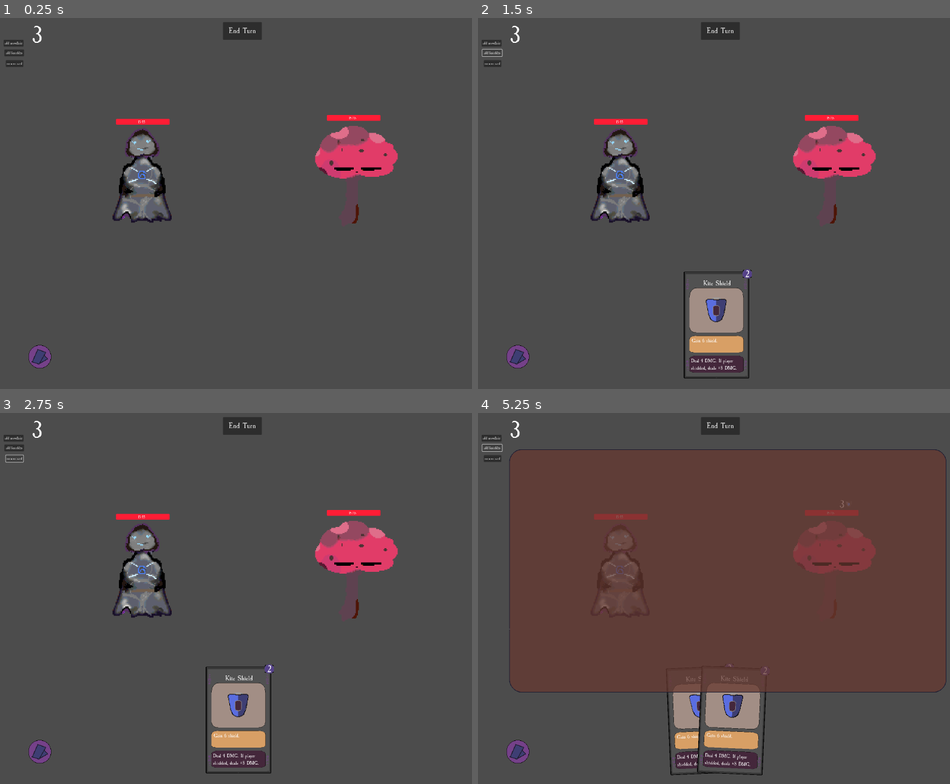
Above: before the commit, frames 1-4 (two rows, left to right).
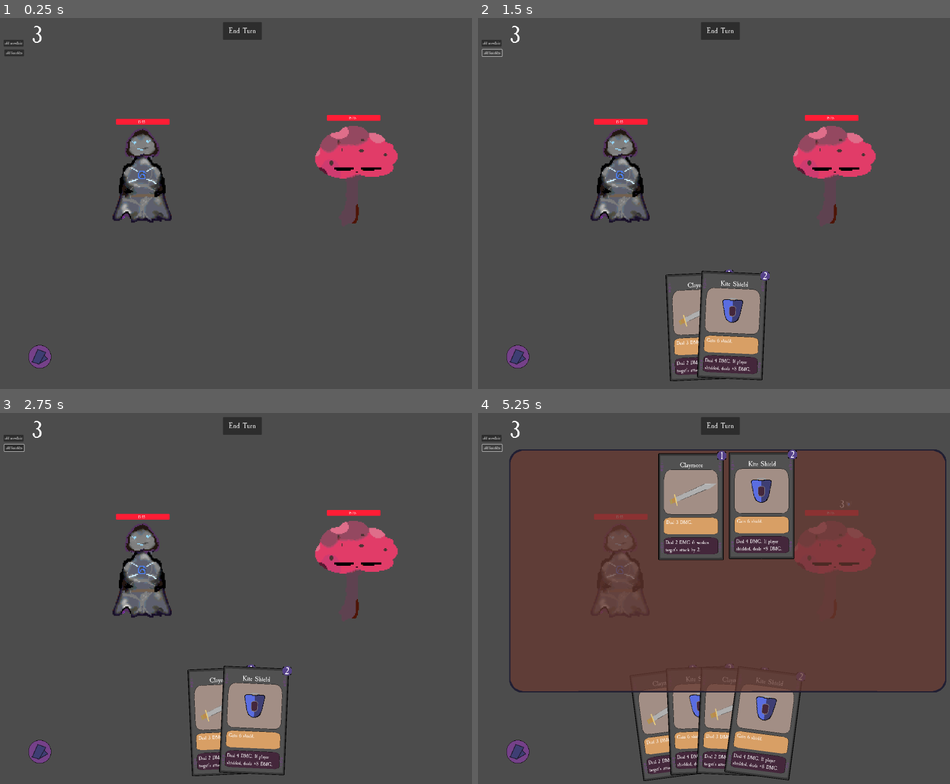
Above: after the commit, the same moments.

Repository: n0x1/Cardtrick
Game: Godot game, scene res://scenes/Main.tscn
Same seed, same stepped clock (60 frames per second), same inputs: the game is played once before the commit and once after it.
Inputs (mouse positions are in pixels of both pictures, inside the frame that each line leads up to):
- Up to frame 1 (0.25 s): no input
- Up to frame 2 (1.5 s): click "add snowflake" at 0.5 s; click "add knuckles" at 1.25 s
- Up to frame 3 (2.75 s): click (14, 457) at 2 s, where only the run before the commit has a clickable "remove card"
- Up to frame 4 (5.25 s): click "End Turn" at 2.75 s; click (515, 750) at 3.5 s; click "add snowflake" at 4.25 s; click "add knuckles" at 5 s

The runs differ from the first frame. In frame 1, less than 0.1% of the frame differs, in the area x 1-5%, y 11-14%; in frame 2, 3.0%; in frame 3, 3.0%; in frame 4, 12%, in the area x 1-100%, y 9-100%.

Commit message:
simutaneously view and more data structure setup

Diff:
--- a/scenes/Main.tscn
+++ b/scenes/Main.tscn
@@ -278,7 +278,7 @@
 
 [node name="VictoryOverlay" type="ColorRect" parent="CanvasLayer"]
 visible = false
-z_index = 4096
+z_index = 4095
 anchors_preset = 15
 anchor_right = 1.0
 anchor_bottom = 1.0
@@ -297,6 +297,7 @@
 "
 
 [node name="VictoryButton" type="Button" parent="CanvasLayer/VictoryOverlay"]
+z_index = 4096
 layout_mode = 1
 anchors_preset = -1
 anchor_right = 0.208
--- a/scenes/deck_n_hand.tscn
+++ b/scenes/deck_n_hand.tscn
@@ -23,15 +23,7 @@
 offset_bottom = 208.0
 text = "add knuckles"
 
-[node name="RemoveButton" type="Button" parent="."]
-offset_left = 47.0
-offset_top = 224.0
-offset_right = 119.0
-offset_bottom = 252.0
-text = "remove card"
-
 [connection signal="card_activated" from="Hand" to="." method="_on_hand_card_activated"]
 [connection signal="hide_deck_view" from="Hand" to="." method="_on_hand_hide_deck_view"]
 [connection signal="pressed" from="Button" to="." method="_on_button_pressed"]
 [connection signal="pressed" from="Button2" to="." method="_on_button_2_pressed"]
-[connection signal="pressed" from="RemoveButton" to="." method="_on_remove_button_pressed"]
--- a/scenes/ui/card_container.tscn
+++ b/scenes/ui/card_container.tscn
@@ -3,5 +3,5 @@
 [ext_resource type="Script" path="res://scripts/ui/card_container.gd" id="1_vamgc"]
 
 [node name="CardContainer" type="Container"]
-custom_minimum_size = Vector2(285, 452)
+custom_minimum_size = Vector2(285, 460)
 script = ExtResource("1_vamgc")
--- a/scripts/Character.gd
+++ b/scripts/Character.gd
@@ -43,7 +43,8 @@
 				play_sound("res://sounds/playerhit_hard.mp3", 0.75)
 			elif amount >= max_health / 50: # elif just incase
 				play_sound("res://sounds/playerhit_hard.mp3", 0.5)
-
+	if health <= 0:
+		self.hide()
 
 
 
--- a/scripts/Hand.gd
+++ b/scripts/Hand.gd
@@ -15,6 +15,8 @@
 @onready var timer = $Timer
 
 var hand: Array = []
+var discard_pile: Array = []
+var recoverable_thrown_cards: Array = []
 var touched: Array = []
 var current_seleted_card_index: int = -1
 
@@ -27,10 +29,11 @@
 var raised_z_index = 99
 
 func add_card(card: Node2D):
-	hand.push_back(card)
-	add_child(card)
-	card.mouse_entered.connect(_handle_card_touched)
-	card.mouse_exited.connect(_handle_card_untouched)
+	var dupe = card.duplicate()
+	hand.push_back(dupe)
+	add_child(dupe)
+	dupe.mouse_entered.connect(_handle_card_touched)
+	dupe.mouse_exited.connect(_handle_card_untouched)
 	reposition_cards()
 	$StagedLabel.visible = false
 
@@ -38,13 +41,20 @@
 	var removing_card = hand[index]
 	remove_child(removing_card)
 	hand.remove_at(index)
-
+	$"..".deck.remove_card(index)
 	# if touched.size() > 0:#not needed for staging
 		#touched.remove_at(touched.find(removing_card)) #not needed for staging only right out of hand
 
 	unstage_cards()
 
 	return removing_card # removed from data but returned
+
+func discard(index):
+	var discarding_card = hand[index]
+	discard_pile.push_back(discarding_card)
+	remove_child(discarding_card)
+	hand.remove_at(index)
+	unstage_cards()
 
 func stage_card(index):
 	make_NEM_invisible()
@@ -114,10 +124,14 @@
 
 		if event.is_action_pressed("keypress_j"): #play J
 			card_ability("play")
+			discard(staged_index)
 		if event.is_action_pressed("keypress_k"): #throw K
 			card_ability("throw")
+			recoverable_thrown_cards.push_back(hand[staged_index])
+			remove_card(staged_index)
 		if event.is_action_pressed("keypress_l"): #rip L
 			card_ability("rip")
+			remove_card(staged_index)
 
 
 		# card.queue_free() # remove from memory after scaling scale
--- a/scripts/Main.gd
+++ b/scripts/Main.gd
@@ -8,7 +8,7 @@
 @onready var deck: Deck = Deck.new()
 
 var enemy_character_state: int = 0
-var level: int = 1
+var level: int = 0
 
 # Called when the node enters the scene tree for the first time.
 func _ready():
@@ -31,7 +31,7 @@
 	if game_control.current_state == GameController.GameState.ENEMY_TURN:
 		#ai logic
 		var enemydamagechange = $GameScreen/EnemyCharacter.damage_change # change this to iterate for multi enemy lvls
-		if level == 1: #mushroom
+		if posmod(level, 3) == 0: #mushroom
 			if enemy_character_state == 0:
 				$GameScreen/EnemyCharacter.change_shield(3)
 			elif enemy_character_state == 1:
@@ -47,13 +47,10 @@
 
 	if game_control.current_state == GameController.GameState.VICTORY:
 		$CanvasLayer/VictoryOverlay.visible = true
-	else:
-		$CanvasLayer/VictoryOverlay.visible = false
 
 	if game_control.current_state == GameController.GameState.GAMEOVER:
 		$CanvasLayer/GameOverOverlay.visible = true
-	else:
-		$CanvasLayer/GameOverOverlay.visible = false
+
 
 
 func _on_deck_hand_card_activated(staged_index, card: UsableCard, card_cost, action: String):
@@ -65,7 +62,7 @@
 			"card": card,
 			"action": action
 		})
-		hand_node.remove_card(staged_index)
+
 		hand_node.make_NEM_invisible()
 	else:
 		hand_node.unstage_cards()
@@ -93,7 +90,7 @@
 
 
 
-func _on_button_pressed(): # game over button
+func _on_button_pressed(): # restart the game
 	game_control.current_state = GameController.GameState.PLAYER_TURN
 	$GameScreen/PlayerCharacter.max_health = 15
 	$GameScreen/PlayerCharacter.health = 15
@@ -103,12 +100,15 @@
 	$GameScreen/PlayerCharacter.damage_change = 0
 	$GameScreen/PlayerCharacter.bleeding = false
 	$CanvasLayer/GameOverOverlay.visible = false
+	$GameScreen/PlayerCharacter.show()
 
 
 
 func _on_victory_button_pressed(): # victory
+	game_control.current_state = GameController.GameState.PLAYER_TURN
 	level += 1
-	$CanvasLayer/VictoryOverlay.visible = false
+	$CanvasLayer.hide()
+	$CanvasLayer/VictoryOverlay.hide() #idk why it wasnt just working..
 
 
 func _on_deck_button_pressed():
--- a/scripts/dataobjects/Deck.gd
+++ b/scripts/dataobjects/Deck.gd
@@ -9,8 +9,13 @@
 	card_collection[card_id] = CardWithID.new(card_id, card)
 	id_counter += 1
 
-func remove_card(card_id: int): # remove from deck
+func remove_card(card_id: int): # this ONLY removes from DECK VIEW
 	card_collection.erase(card_id)
+	var keys = card_collection.keys()
+	var cards_above = keys.slice(card_id, keys.size())
+	id_counter -= 1
+	for id in cards_above:
+		id -= 1
 
 func update_card(card_id: int, card: UsableCard):
 	card_collection[card_id] = card
--- a/scripts/deck_n_hand.gd
+++ b/scripts/deck_n_hand.gd
@@ -6,11 +6,10 @@
 
 
 @onready var ccs: PackedScene = preload("res://scenes/cards/claymore.tscn")
-@onready var shield_card_scene: PackedScene = preload("res://scenes/cards/shield.tscn")
+@onready var scs: PackedScene = preload("res://scenes/cards/shield.tscn")
 @onready var blizzard_card_scene: PackedScene = preload("res://scenes/cards/blizzard.tscn")
 @onready var brassknuckle_card_scene: PackedScene = preload("res://scenes/cards/brassknuckle.tscn")
 
-@onready var hand = $Hand
 
 # Called when the node enters the scene tree for the first time.
 func _ready():
@@ -21,27 +20,32 @@
 func _process(delta):
 	pass
 
+func add_to_deckview_and_hand(card):
+	deck.add_card(card)
+	$Hand.add_card(card)
 
 func _on_button_pressed():
 	var c = ccs.instantiate()
-	deck.add_card(c)
+	add_to_deckview_and_hand(c) # only when adding first or throw recover, not if its discarded
+
+
 
 func _on_button_2_pressed():
-	var d = shield_card_scene.instantiate()
-	deck.add_card(d)
-	hand.add_card(d)
+	var d = scs.instantiate()
+	add_to_deckview_and_hand(d)
+
 
 
 func _on_hand_card_activated(staged_index, card, card_cost, action): # bring up to Main node
 	card_activated.emit(staged_index, card, card_cost, action)
 
 
-func _on_remove_button_pressed():
-	if deck.get_cards().is_empty():
-		return
+#func _on_remove_button_pressed():
+	#if deck.get_cards().is_empty():
+	#	return
 
-	var randomcard: CardWithID = deck.get_cards().pick_random()
-	deck.remove_card(randomcard.id)
+	#var randomcard: CardWithID = deck.get_cards().pick_random()
+	#deck.remove_card(randomcard.id)
 
 
 func _on_hand_hide_deck_view():
--- a/scripts/ui/card_container.gd
+++ b/scripts/ui/card_container.gd
@@ -1,6 +1,6 @@
 class_name CardContainer extends Container
 
-const CARD_COMPONENT_POSITION = Vector2(132,435)
+const CARD_COMPONENT_POSITION = Vector2(132,441)
 
 var card: UsableCard:
 	set(_card):
Binary file changed: sprites/deckviewui.png
